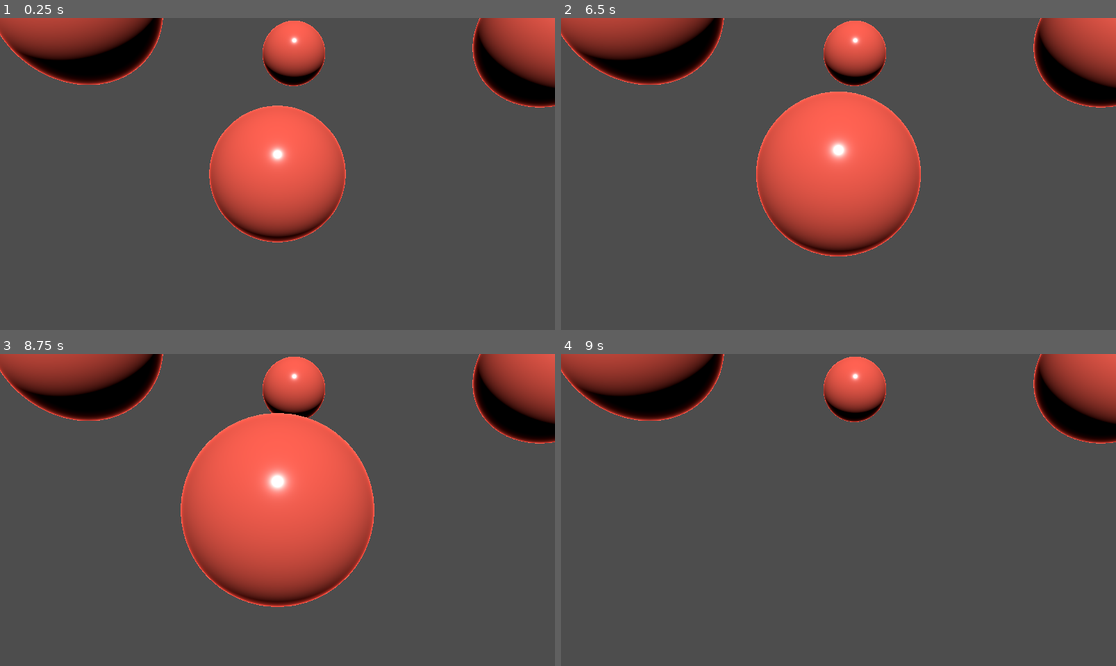
Above: before the commit, frames 1-4 (two rows, left to right).
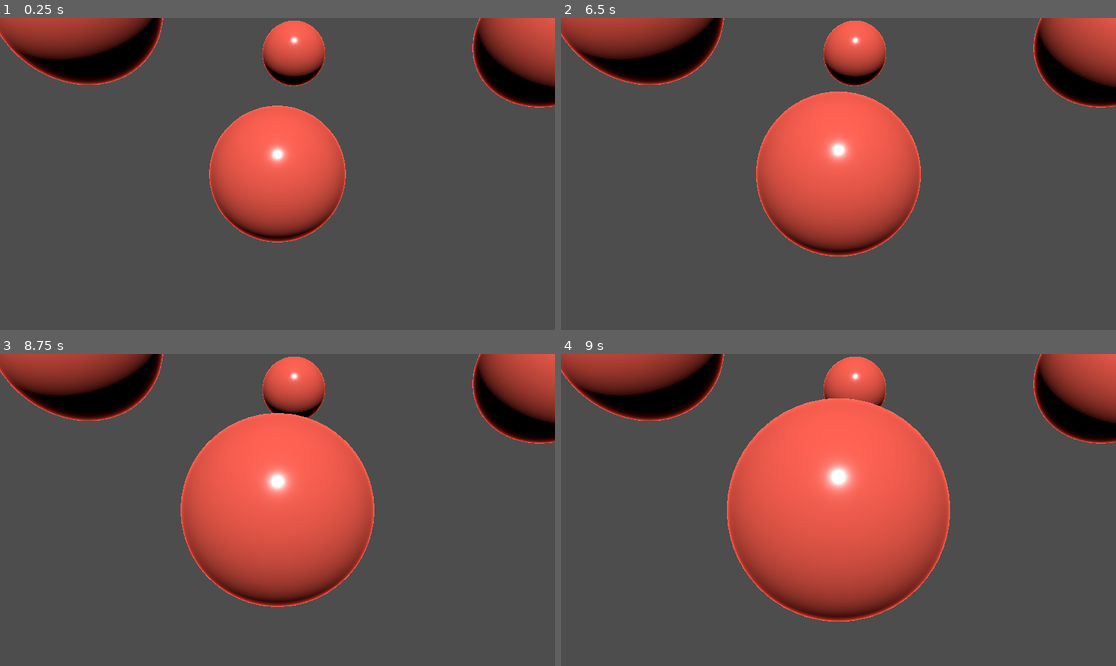
Above: after the commit, the same moments.

Repository: lnglaser/GodotMiniProjects
Game: Godot game, scene res://BalloonPopper/BalloonPopper.tscn
Same seed, same stepped clock (60 frames per second), same inputs: the game is played once before the commit and once after it. The project has no main scene, so this scene is started directly.
Inputs (mouse positions are in pixels of both pictures, inside the frame that each line leads up to):
- Up to frame 1 (0.25 s): no input
- Up to frame 2 (6.5 s): tap Enter at 0.5, 2, 3.5 s; move the mouse to (810, 236) at 0.52 s; click (810, 236) at 0.67 s; tap Space at 1.25, 2.75, 4.25 s; move the mouse to (1005, 220) at 1.27 s; click (1005, 220) at 1.42 s; move the mouse to (672, 127) at 2.02 s; click (672, 127) at 2.17 s; move the mouse to (866, 174) at 2.77 s; click (866, 174) at 2.92 s; move the mouse to (755, 96) at 3.52 s; click (755, 96) at 3.67 s; move the mouse to (960, 158) at 4.27 s; click (960, 158) at 4.42 s; move the mouse to (727, 189) at 5.02 s; click (727, 189) at 5.17 s; move the mouse to (894, 105) at 5.77 s; click (894, 105) at 5.92 s
- Up to frame 3 (8.75 s): move the mouse to (249, 572) at 6.52 s; click (249, 572) at 6.67 s; move the mouse to (444, 556) at 7.27 s; click (444, 556) at 7.42 s; move the mouse to (111, 463) at 8.02 s; click (111, 463) at 8.17 s
- Up to frame 4 (9 s): move the mouse to (866, 510) at 8.77 s; click (866, 510) at 8.92 s

Frames 1-3 are identical in both runs. In frame 4, 23% of the frame differs, in the area x 29-71%, y 14-86%.

Commit message:
intro to @export variables

Diff:
--- a/BalloonPopper/Balloon.gd
+++ b/BalloonPopper/Balloon.gd
@@ -1,6 +1,6 @@
 extends Area3D
 
-var clicks_to_pop : int = 3
+@export var clicks_to_pop : int = 3
 var size_increase : float = 0.2
 var score_to_give : int = 1
 
--- a/BalloonPopper/BalloonPopper.tscn
+++ b/BalloonPopper/BalloonPopper.tscn
@@ -7,15 +7,19 @@
 script = ExtResource("1_vqpcx")
 
 [node name="Balloon" parent="." instance=ExtResource("2_oncpy")]
+clicks_to_pop = 5
 
 [node name="Balloon4" parent="." instance=ExtResource("2_oncpy")]
 transform = Transform3D(1, 0, 0, 0, 1, 0, 0, 0, 1, 0.258678, 1.91215, -3.51722)
+clicks_to_pop = 1
 
 [node name="Balloon2" parent="." instance=ExtResource("2_oncpy")]
 transform = Transform3D(1, 0, 0, 0, 1, 0, 0, 0, 1, 2, 1, 0)
+clicks_to_pop = 7
 
 [node name="Balloon3" parent="." instance=ExtResource("2_oncpy")]
 transform = Transform3D(1, 0, 0, 0, 1, 0, 0, 0, 1, -1.23752, 1.07117, 0.463827)
+clicks_to_pop = 4
 
 [node name="Camera3D" type="Camera3D" parent="."]
 transform = Transform3D(1, 0, 0, 0, 1, 0, 0, 0, 1, 0, 0, 3.06231)
